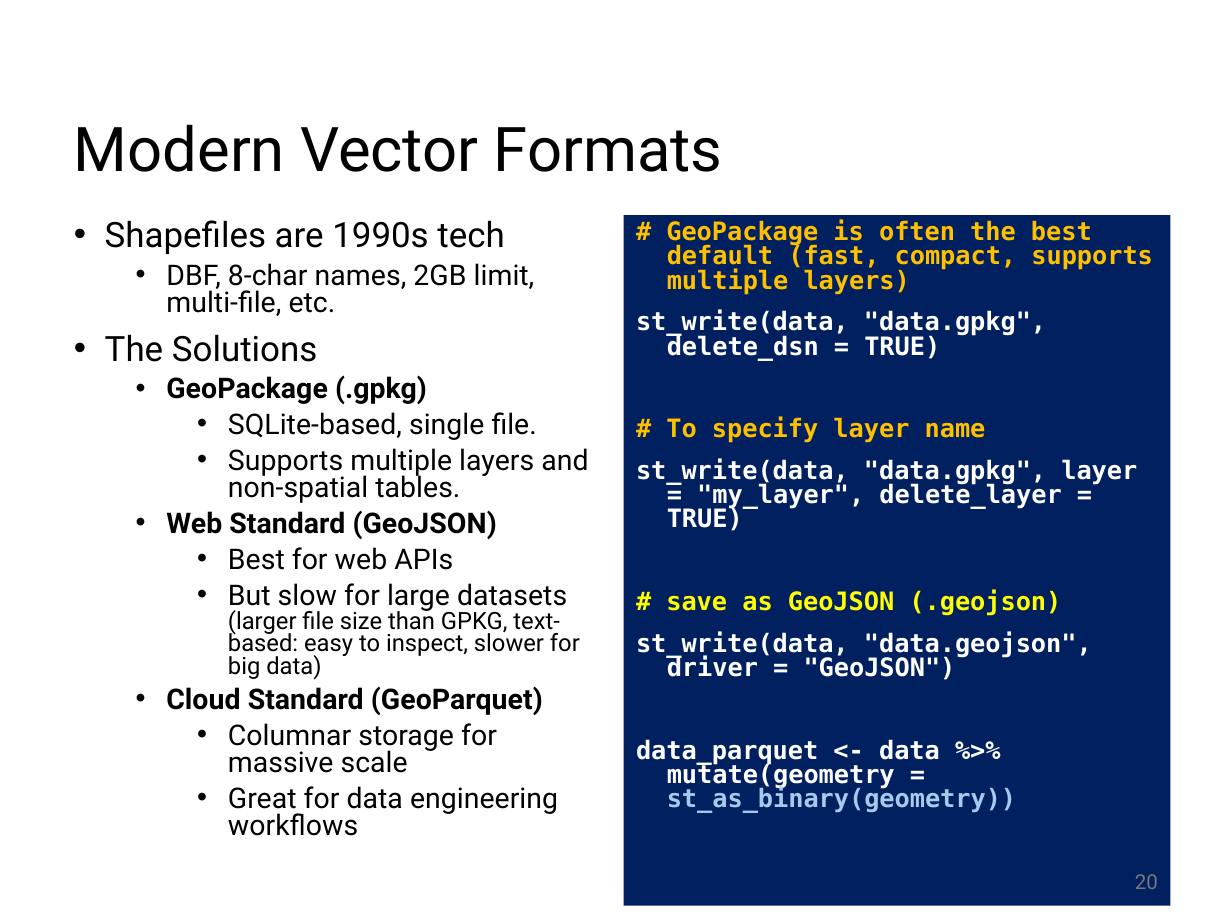
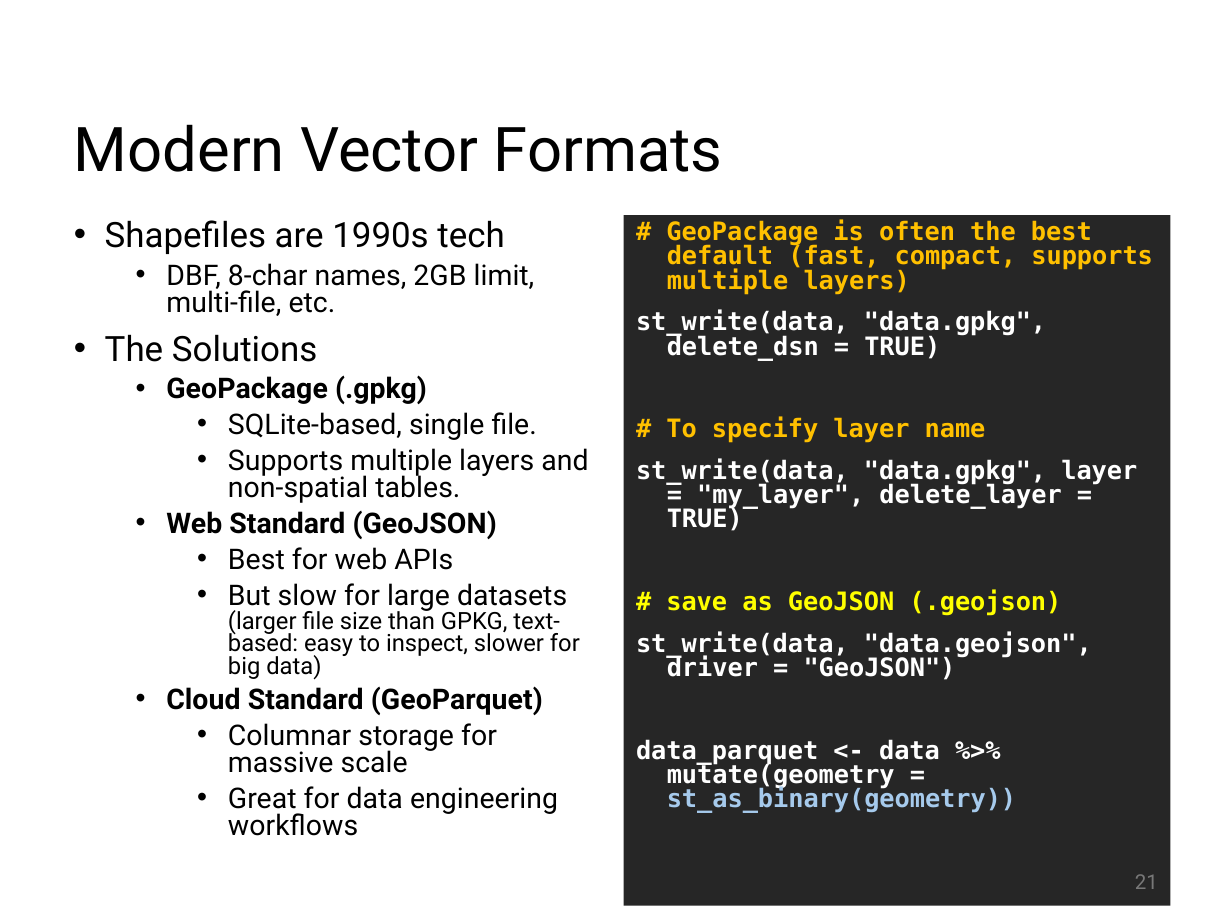
Before and after one commit to abuabara/abuabara.github.io, a slide deck: slide 21 of DAEN489S26/week10_slides.pptx (slide 20 before the commit). Drawn at 1232x924 pixels with LibreOffice and Linux fonts; fonts in the diff are those of the drawing. Boxes give left, top, right and bottom in pixels: in the first picture for what was removed or moved away, otherwise in the second. Text is boxed around its words. In the diff, an @@ line names an element or a change of style, - is before the commit and + after.

```diff
--- a/DAEN489S26/week10_slides.pptx
+++ b/DAEN489S26/week10_slides.pptx
@@ text "# GeoPackage is often the ..." at (x1=623, y1=216, x2=1170, y2=907): fill #002060 to #262626 @@
@@ page number at (x1=1135, y1=874, x2=1158, y2=889): text changed @@
-20
+21
```
Also in this commit, not shown: 12 other slides changed, 1 slide added, 1 other file.
